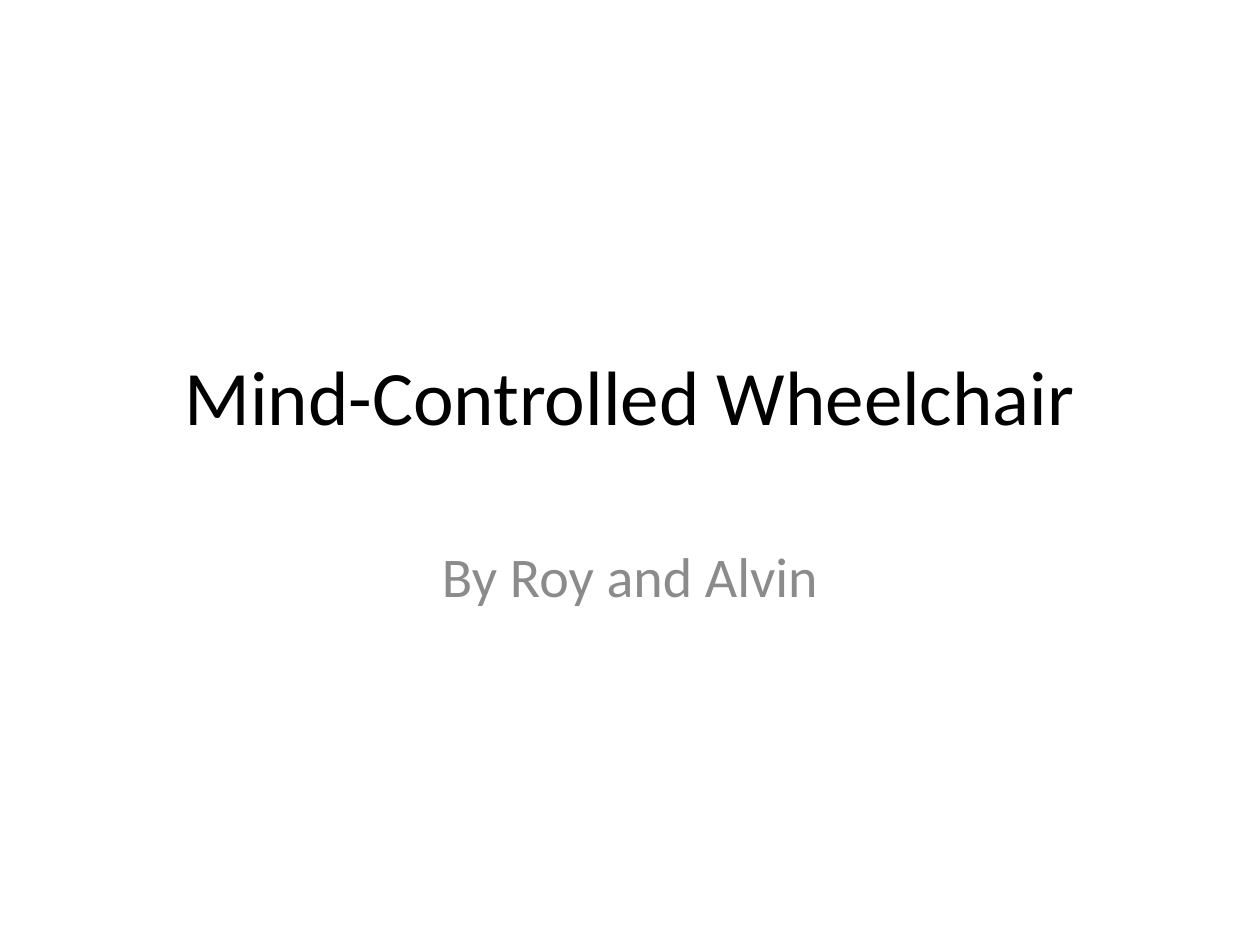
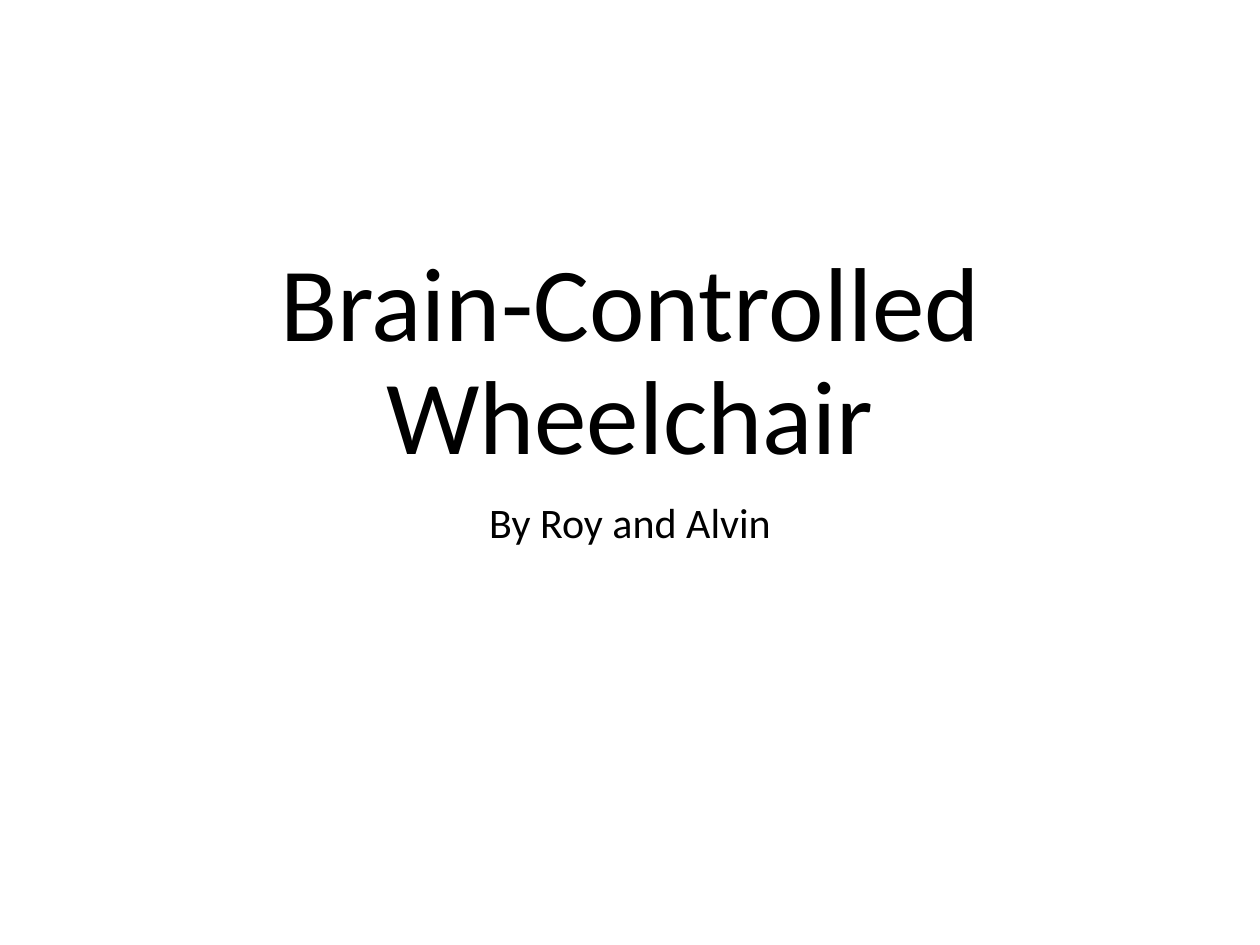
Before and after one commit to alvinshi/291SpecialProject, a slide deck: slide 1 of presentation/final_presentation.pptx. Drawn at 1260x945 pixels with LibreOffice and Linux fonts; fonts in the diff are those of the drawing. Boxes give left, top, right and bottom in pixels: in the first picture for what was removed or moved away, otherwise in the second. Text is boxed around its words. In the diff, an @@ line names an element or a change of style, - is before the commit and + after.

```diff
--- a/presentation/final_presentation.pptx
+++ b/presentation/final_presentation.pptx
@@ title "Brain-Controlled Wheelchair" at (280, 268, 979, 455): vertical alignment middle to bottom @@
@@ title at (280, 268, 979, 455): text changed; size 44 to 60 pt @@
-Mind-Controlled Wheelchair
+Brain-Controlled Wheelchair
@@ subtitle "By Roy and Alvin": place and size @@
-subtitle "By Roy and Alvin" at (442, 558, 818, 606)
+subtitle "By Roy and Alvin" at (489, 508, 771, 545)
@@ subtitle "By Roy and Alvin" at (489, 508, 771, 545): size 32 to 24 pt, text colour #8C8C8C to #000000; line spacing 1 to 0.9; more space between paragraphs @@
```
Also in this commit, not shown: 1 slide added, 2 other files.
